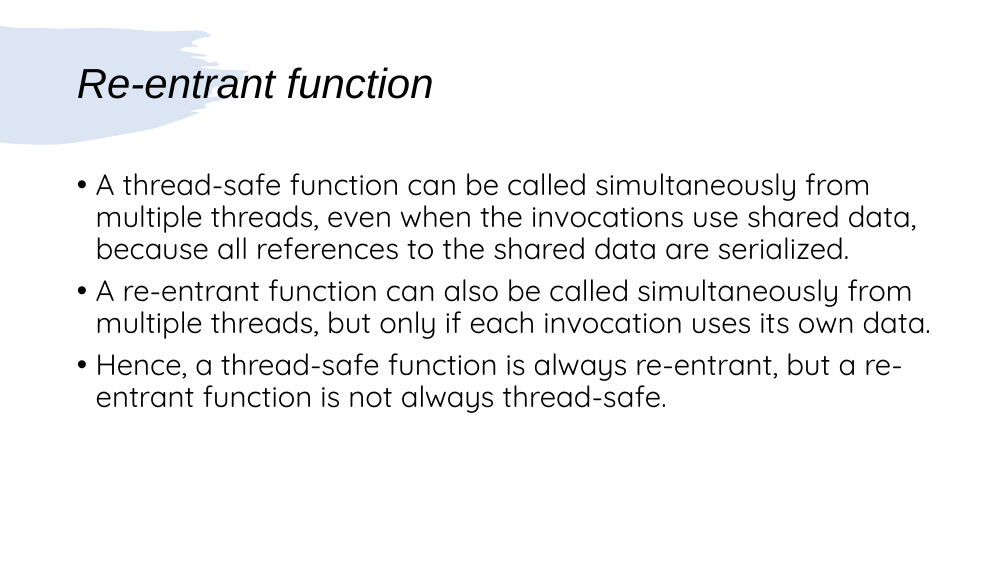
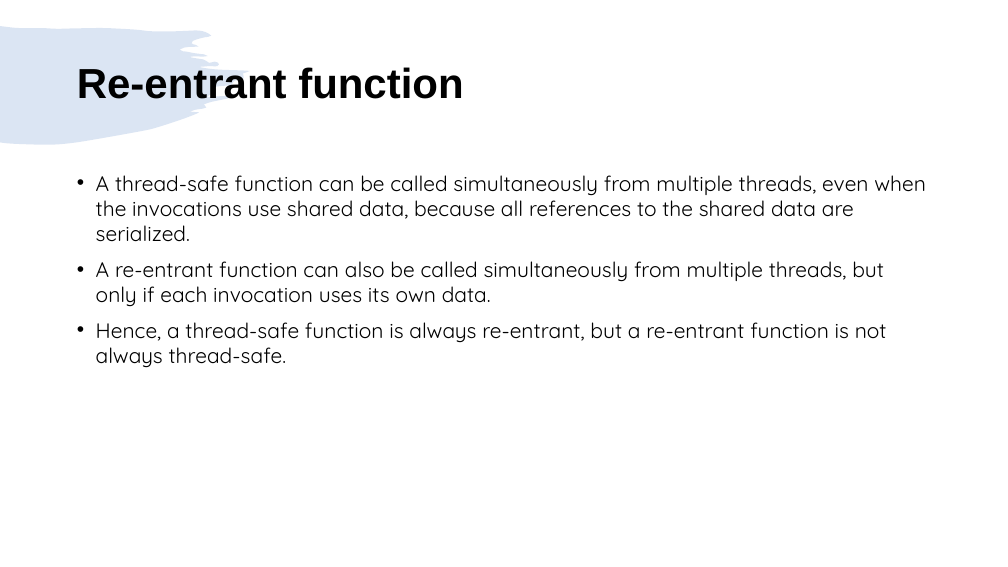
Before and after one commit to girishlande/CPlusPlus, a slide deck: slide 3 of learnings.pptx. Drawn at 1008x567 pixels with LibreOffice and Linux fonts; fonts in the diff are those of the drawing. Boxes give left, top, right and bottom in pixels: in the first picture for what was removed or moved away, otherwise in the second. Text is boxed around its words. In the diff, an @@ line names an element or a change of style, - is before the commit and + after.

```diff
--- a/learnings.pptx
+++ b/learnings.pptx
@@ title "Re-entrant function" at [77,67,463,99]: bold on, italic off @@
@@ text "A thread-safe function can be ..." at [96,175,926,368]: size 28 to 20 pt; line spacing 0.9 to 1 @@
```
Also in this commit, not shown: 6 other slides changed, 3 slides added, 3 slides removed, 14 other files.
